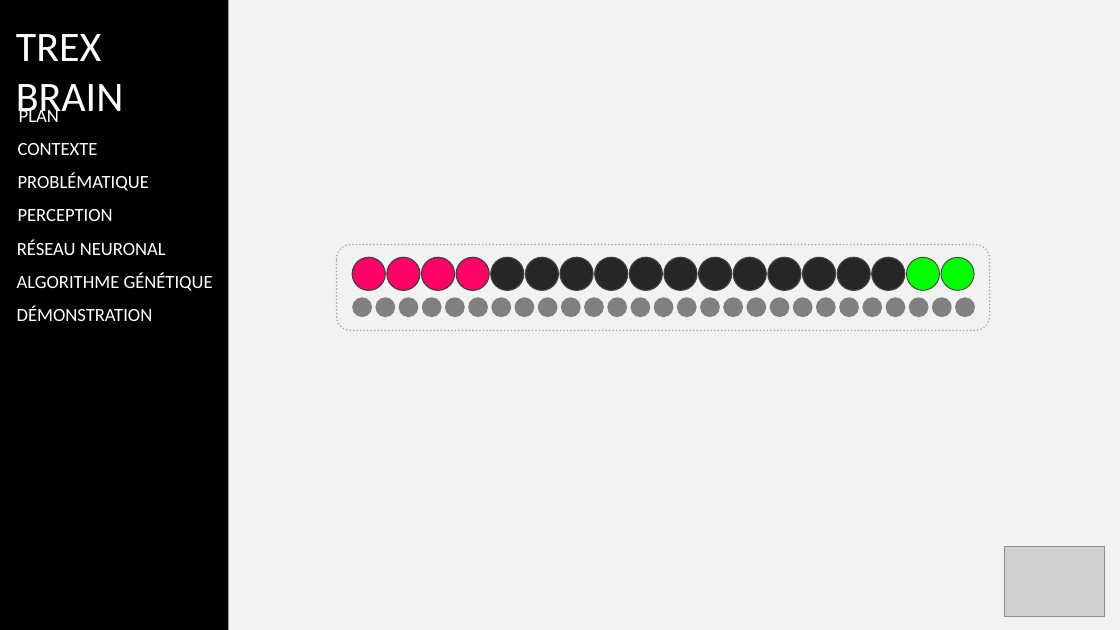
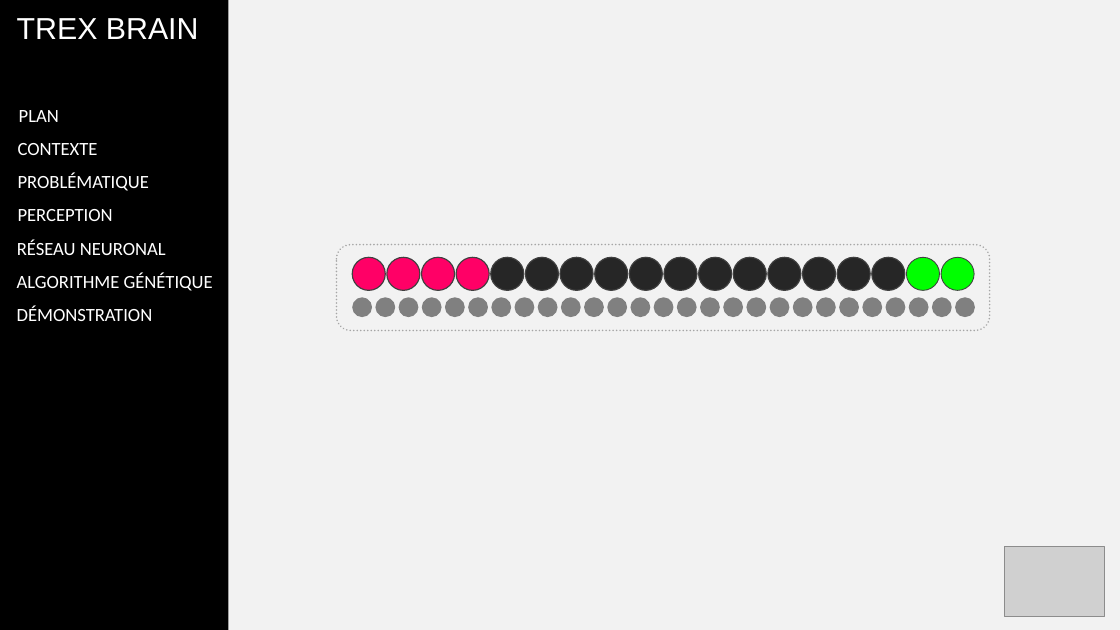
Before and after one commit to corbienassisdev/TRex-Brain, a slide deck: slide 15 of gesp/soutenance/Soutenance_V02.pptx (slide 14 before the commit). Drawn at 1120x630 pixels with LibreOffice and Linux fonts; fonts in the diff are those of the drawing; grey boxes stand for pictures; background and template pictures are left out. Boxes give left, top, right and bottom in pixels: in the first picture for what was removed or moved away, otherwise in the second. Text is boxed around its words. In the diff, an @@ line names an element or a change of style, - is before the commit and + after.

```diff
--- a/gesp/soutenance/Soutenance_V02.pptx
+++ b/gesp/soutenance/Soutenance_V02.pptx
@@ text added at <box>17,18,199,39</box>, 26 pt, text #FFFFFF @@
+TREX BRAIN
@@ text removed at <box>16,34,123,122</box> @@
-TREX BRAIN
```
Also in this commit, not shown: 20 other slides changed, 4 slides added, 1 slide removed, 1 other file.
